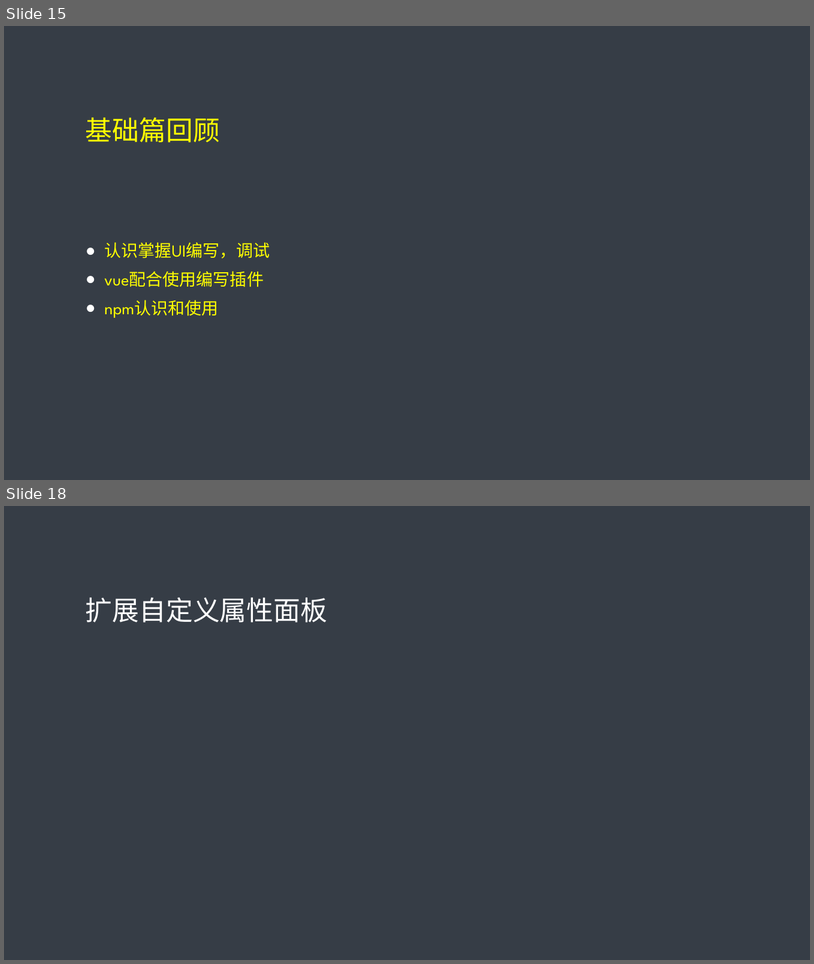
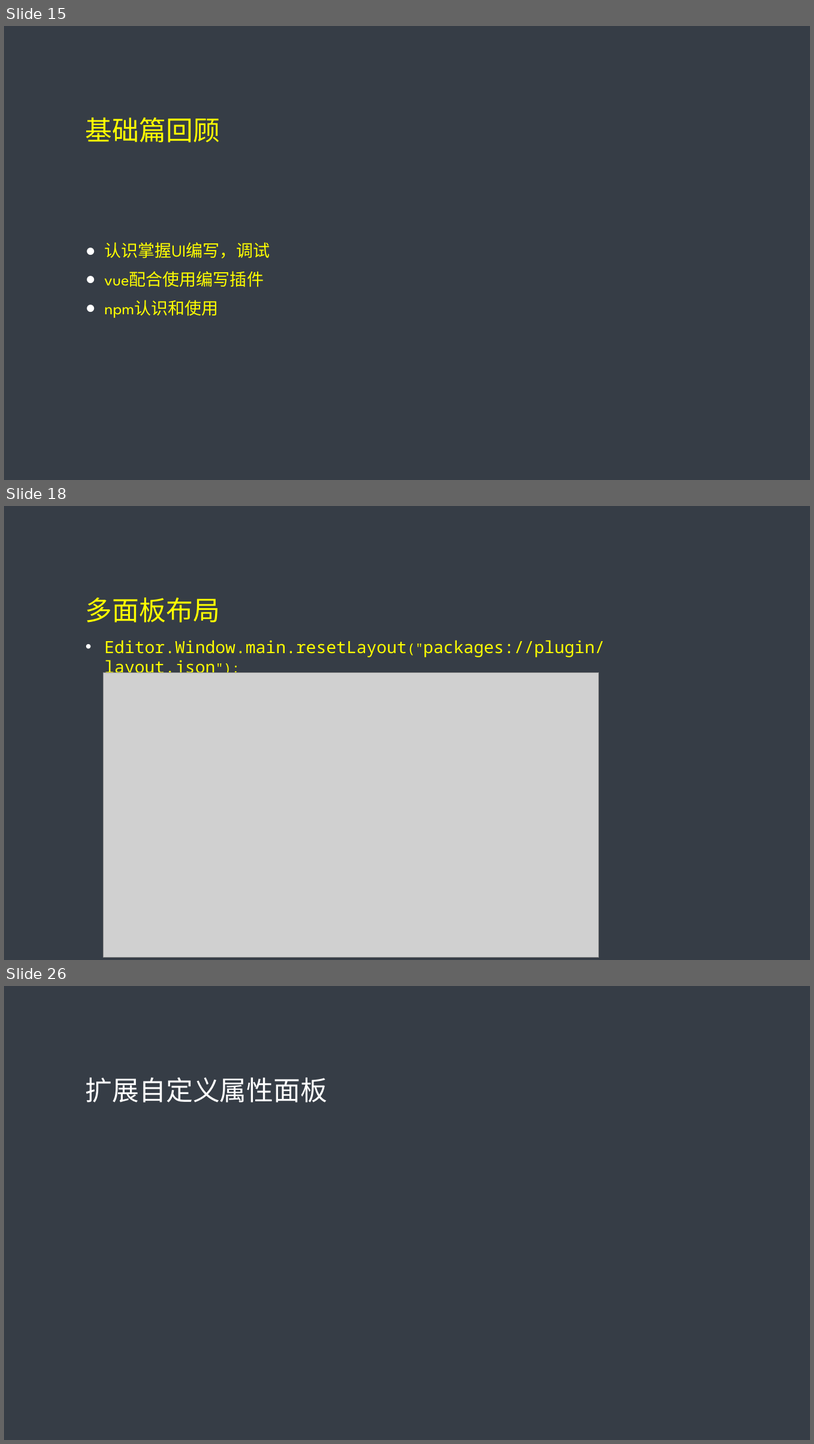
Before and after one commit to tidys/cc-plugin-train, a slide deck: 插件课程文档/插件网络课程.pptx. Shown one above the other, each under a label of ours: slides 15 and 18 before the commit, slides 15, 18 and 26 after it; the slides between them are not shown. The pictures are 814x964 and 814x1444 pixels, drawn with LibreOffice and Linux fonts; fonts in the diff are those of the drawing; grey boxes stand for pictures. Boxes give left, top, right and bottom in pixels: in the first picture for what was removed or moved away, otherwise in the second. Text is boxed around its words. In the diff, an @@ line names an element or a change of style, - is before the commit and + after.

```diff
--- a/插件课程文档/插件网络课程.pptx
+++ b/插件课程文档/插件网络课程.pptx
@@ slide 18 added at <box>4,506,810,960</box>, background #363D46 @@
@@ title added at <box>86,597,220,622</box>, 32 pt, text #FFFF00 @@
+多面板布局
@@ text added at <box>104,640,605,678</box>, 20 pt, text #FFFF00 @@
+• Editor.Window.main.resetLayout("packages://plugin/layout.json");
@@ picture added at <box>104,672,599,957</box> @@
@@ what was slide 18 is now slide 26 @@
```
Also in this commit, not shown: 2 slides changed, 7 other slides added, 2 slides removed, 12 other files.
